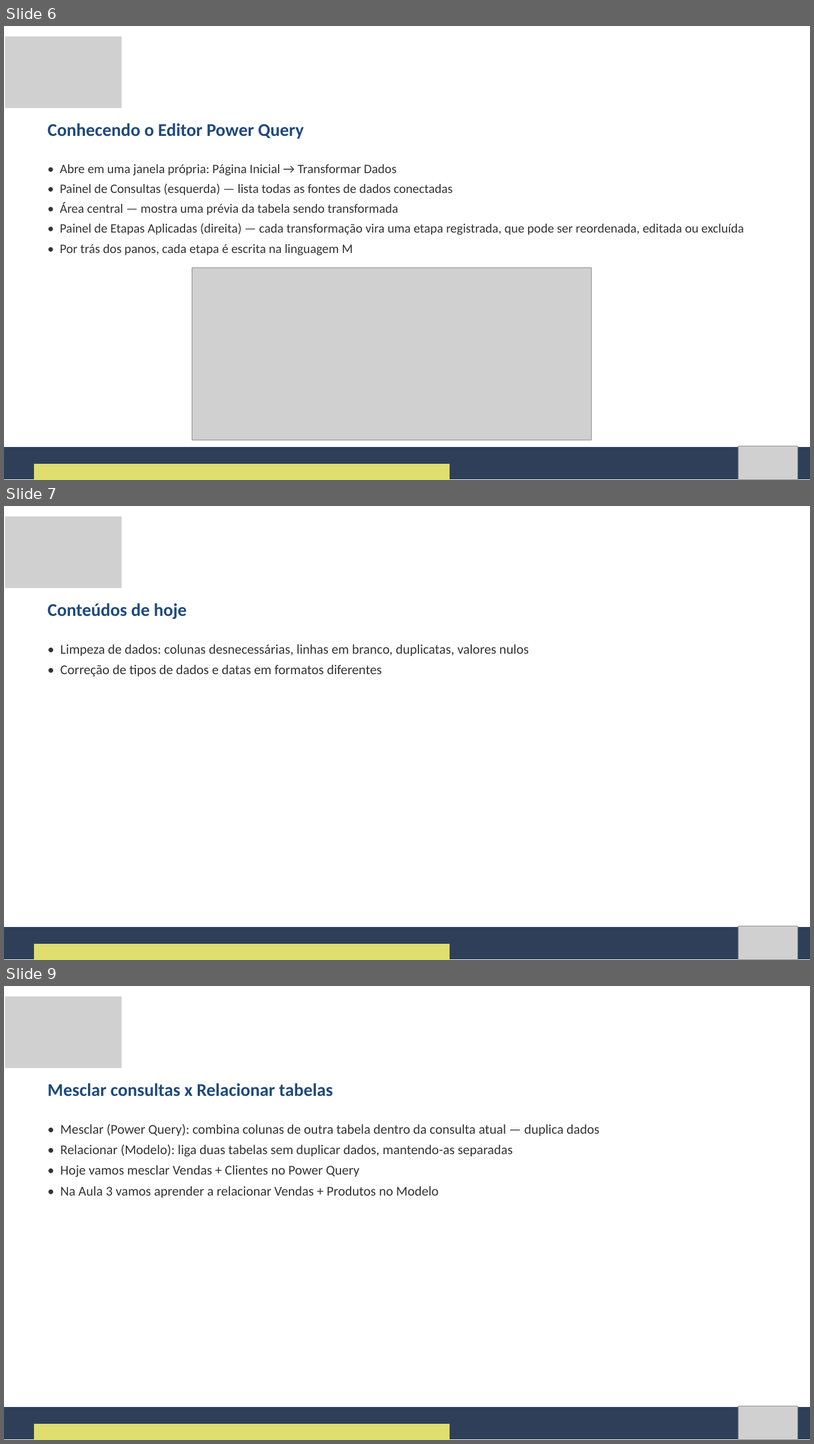
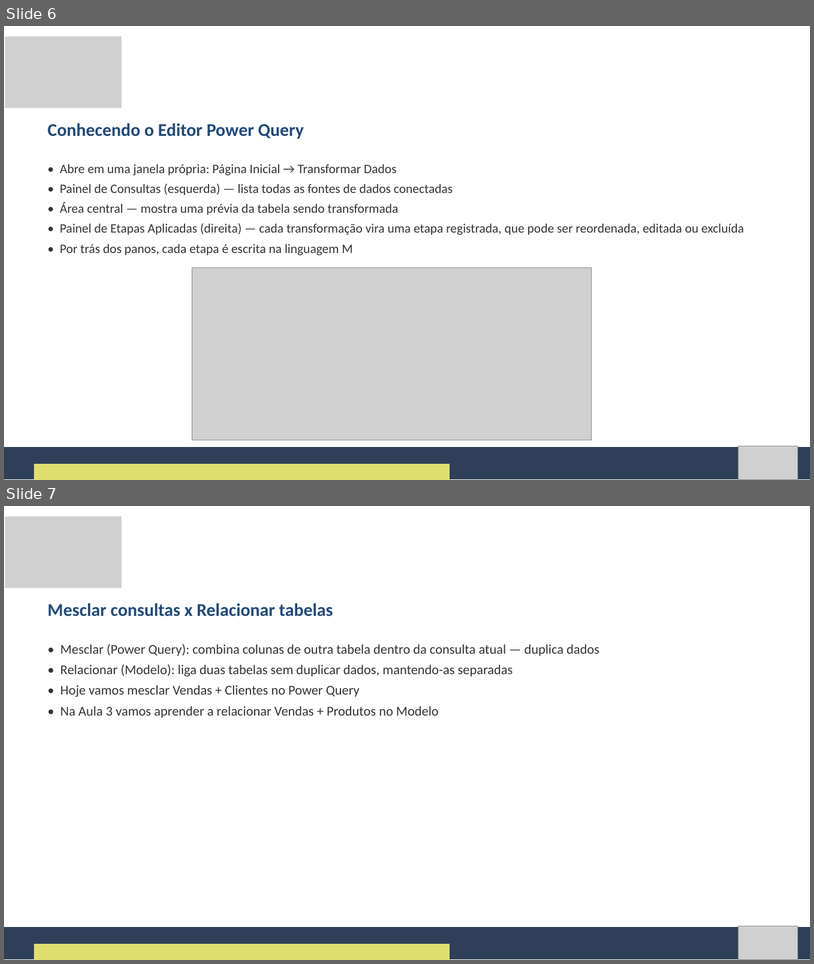
Before and after one commit to Natan20/Curso-PowerBI-Desktop-Material, a slide deck: Aula 02 - 02-09-2026/Aula 2 - Slides.pptx. Shown one above the other, each under a label of ours: slides 6, 7 and 9 before the commit, slides 6 and 7 after it; the slides between them are not shown. The pictures are 814x1444 and 814x964 pixels, drawn with LibreOffice and Linux fonts; fonts in the diff are those of the drawing; grey boxes stand for pictures. Boxes give left, top, right and bottom in pixels: in the first picture for what was removed or moved away, otherwise in the second. Text is boxed around its words. In the diff, an @@ line names an element or a change of style, - is before the commit and + after.

Commit message:
Unifica slide 'Conteudos de hoje' em um so nas Aulas 2, 4, 5, 8 e 12

```diff
--- a/Aula 02 - 02-09-2026/Aula 2 - Slides.pptx
+++ b/Aula 02 - 02-09-2026/Aula 2 - Slides.pptx
@@ slide 7 removed at (4,506,810,960), background #FFFFFF @@
@@ picture removed at (5,516,122,588) @@
@@ text removed at (48,603,187,619) @@
-Conteúdos de hoje
@@ text removed at (60,644,529,676) @@
-• Limpeza de dados: colunas desnecessárias, linhas em branco, duplicatas, valores nulos
-• Correção de tipos de dados e datas em formatos diferentes
@@ freeform shape removed at (4,927,810,959) @@
@@ picture removed at (738,926,798,959) @@
@@ freeform shape removed at (34,943,450,960) @@
@@ what was slide 9 is now slide 7 @@
```
Also in this commit, not shown: 1 slide changed, 1 other slide removed, 4 other files.
